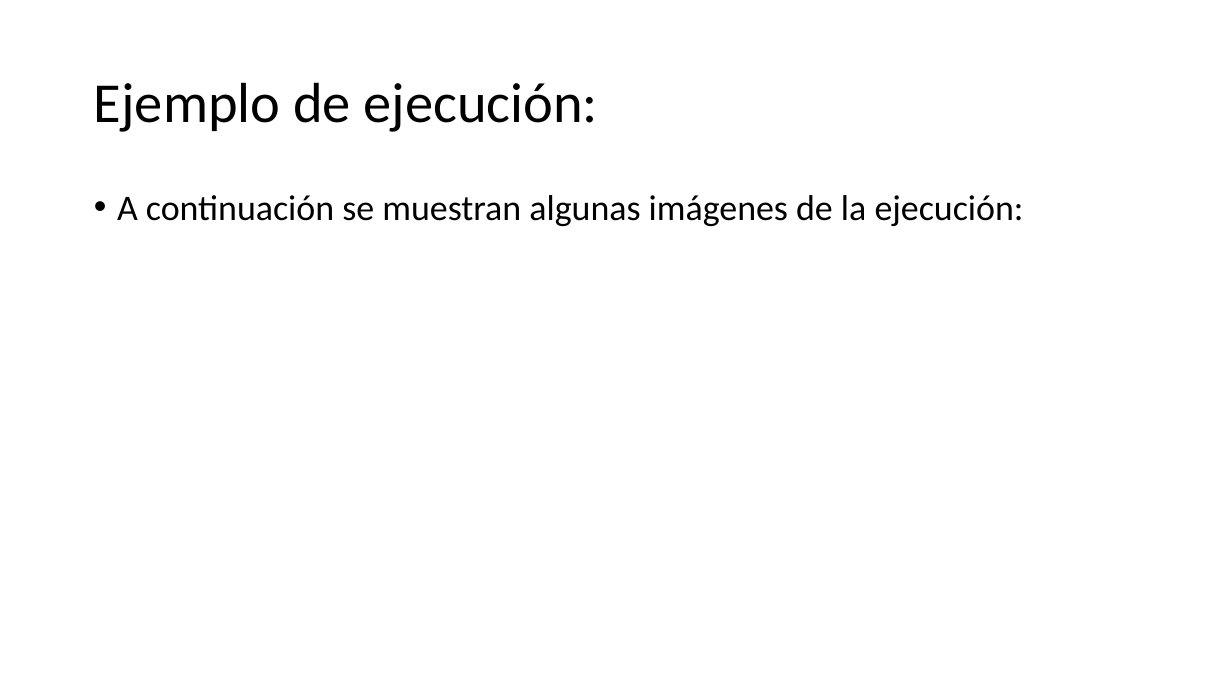
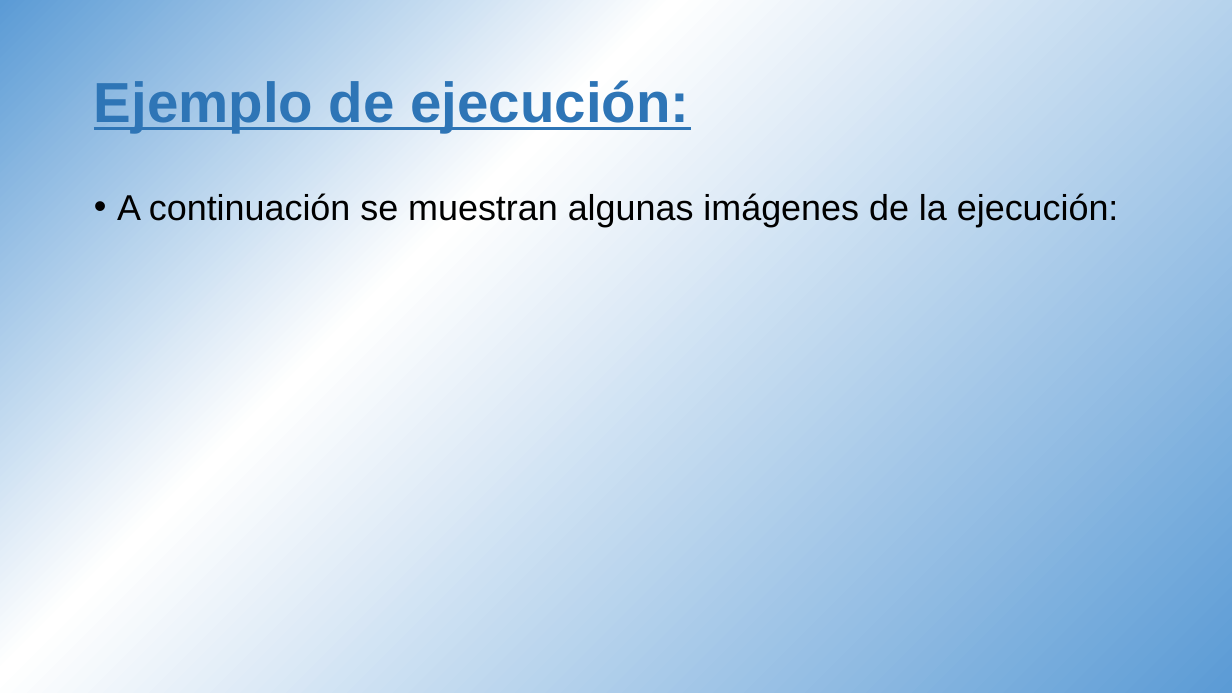
Before and after one commit to IhoFenixMFS/pracPOOjun18, a slide deck: slide 10 of poo.pptx. Drawn at 1232x693 pixels with LibreOffice and Linux fonts; fonts in the diff are those of the drawing. Boxes give left, top, right and bottom in pixels: in the first picture for what was removed or moved away, otherwise in the second. Text is boxed around its words. In the diff, an @@ line names an element or a change of style, - is before the commit and + after.

```diff
--- a/poo.pptx
+++ b/poo.pptx
@@ background #FFFFFF to gradient #5B9BD5 to #FFFFFF @@
@@ title "Ejemplo de ejecución:" at <box>94,80,689,132</box>: font Calibri to Arial, text colour #000000 to #2E75B6, bold on, underline on; alignment left to justified @@
@@ text "A continuación se muestran algunas ..." at <box>117,193,1119,227</box>: font Calibri to Arial; alignment left to justified @@
```
Also in this commit, not shown: 11 other slides changed, 2 slides added, 1 slide removed.
